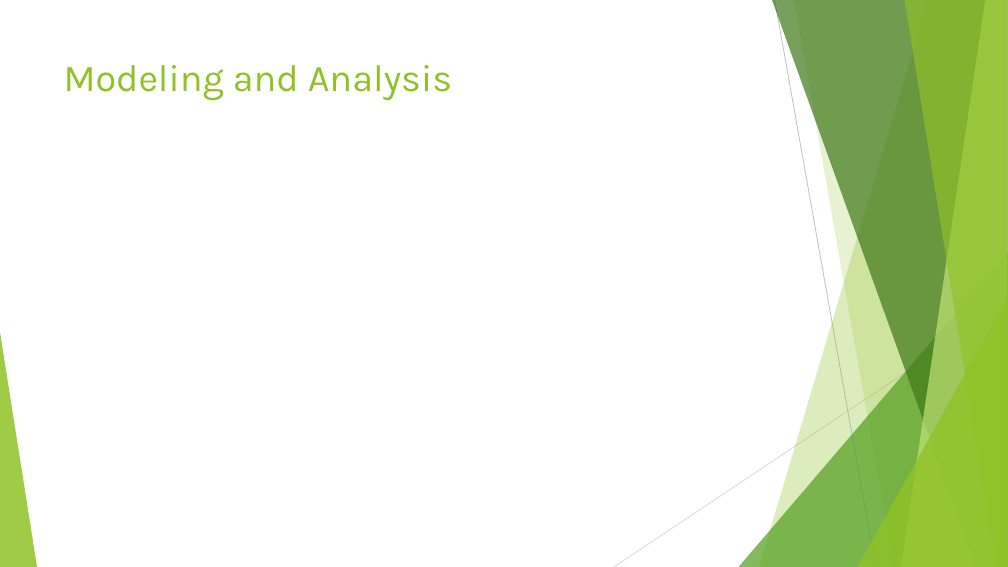
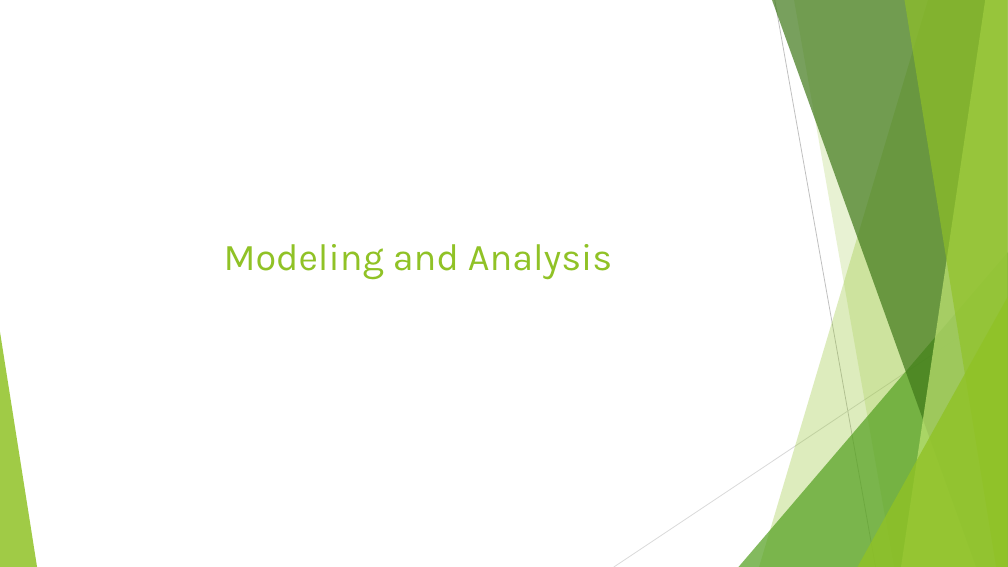
Before and after one commit to yoyo6022/Detecting_Potential_Candidate_Springboard_Capstone2, a slide deck: slide 16 of reports/Presentation.pptx (slide 15 before the commit). Drawn at 1008x567 pixels with LibreOffice and Linux fonts; fonts in the diff are those of the drawing. Boxes give left, top, right and bottom in pixels: in the first picture for what was removed or moved away, otherwise in the second. Text is boxed around its words. In the diff, an @@ line names an element or a change of style, - is before the commit and + after.

```diff
--- a/reports/Presentation.pptx
+++ b/reports/Presentation.pptx
@@ title "Modeling and Analysis": place and size @@
-title "Modeling and Analysis" at (64,65,452,101)
+title "Modeling and Analysis" at (224,244,612,280)
@@ title "Modeling and Analysis" at (224,244,612,280): alignment left to centre @@
```
Also in this commit, not shown: 2 slides added, 1 other file.
